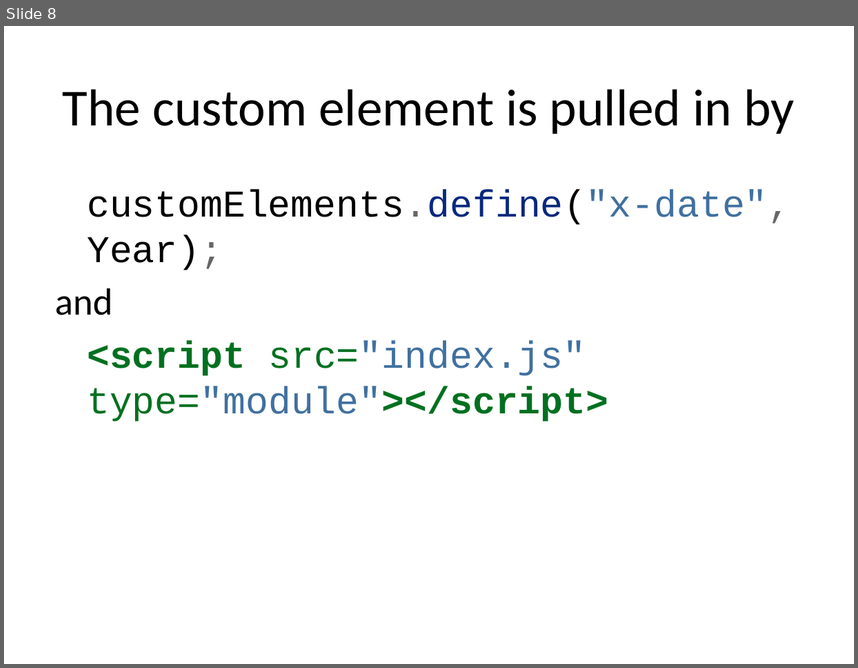
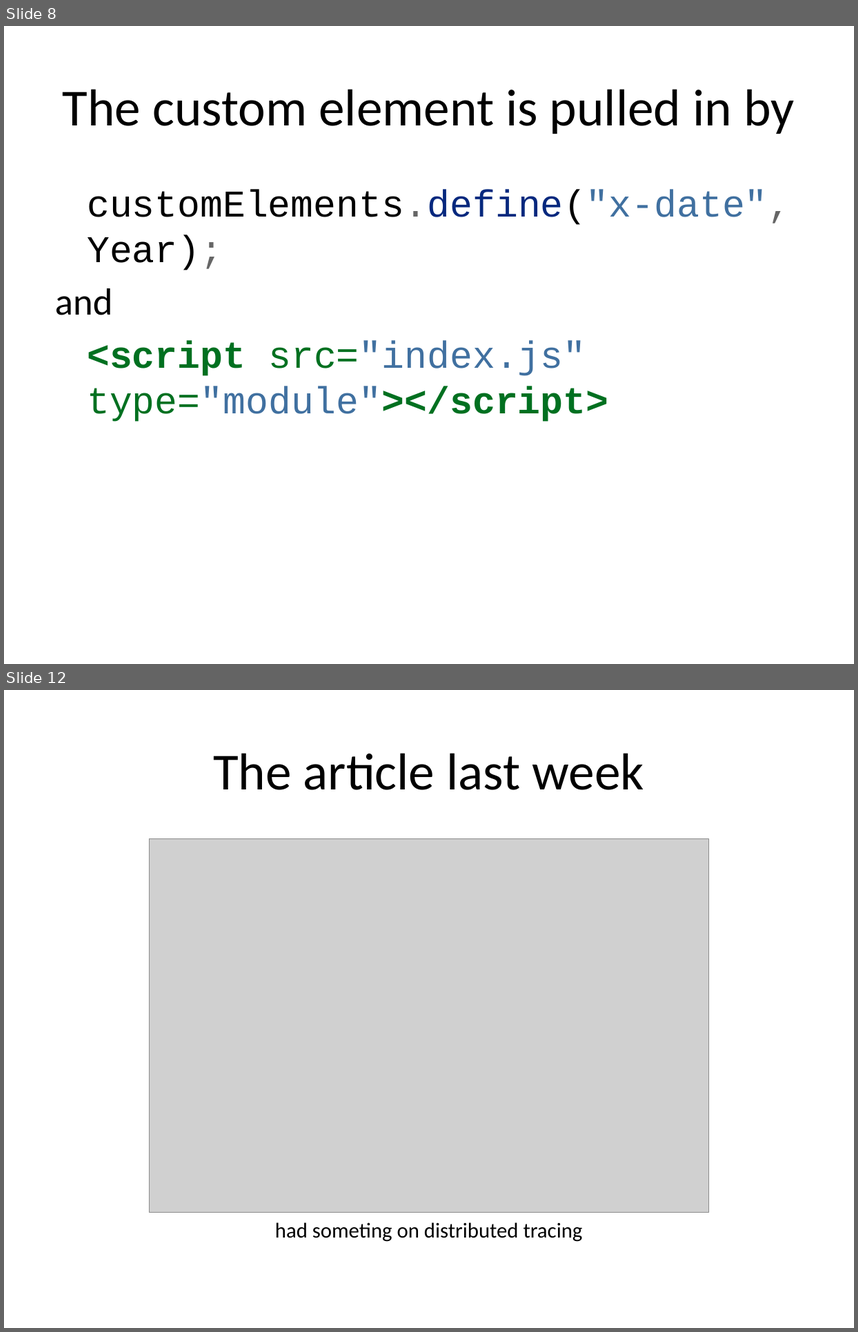
Before and after one commit to rhildred/INFO8985, a slide deck: microfrontend_instrumenting/slides.pptx. Shown one above the other, each under a label of ours: slide 8 before the commit, slides 8 and 12 after it; the slides between them are not shown. The pictures are 858x668 and 858x1332 pixels, drawn with LibreOffice and Linux fonts; fonts in the diff are those of the drawing; grey boxes stand for pictures. Boxes give left, top, right and bottom in pixels: in the first picture for what was removed or moved away, otherwise in the second. Text is boxed around its words. In the diff, an @@ line names an element or a change of style, - is before the commit and + after.

```diff
--- a/microfrontend_instrumenting/slides.pptx
+++ b/microfrontend_instrumenting/slides.pptx
@@ slide 12 added at (4,690,854,1328), background #FFFFFF @@
@@ title added at (213,753,644,790), 44 pt, text #000000 @@
+The article last week
@@ picture added at (150,839,708,1212) @@
@@ text added at (275,1222,583,1241), 18 pt, text #000000 @@
+had someting on distributed tracing
```
Also in this commit, not shown: 5 other slides added, 11 other files.
